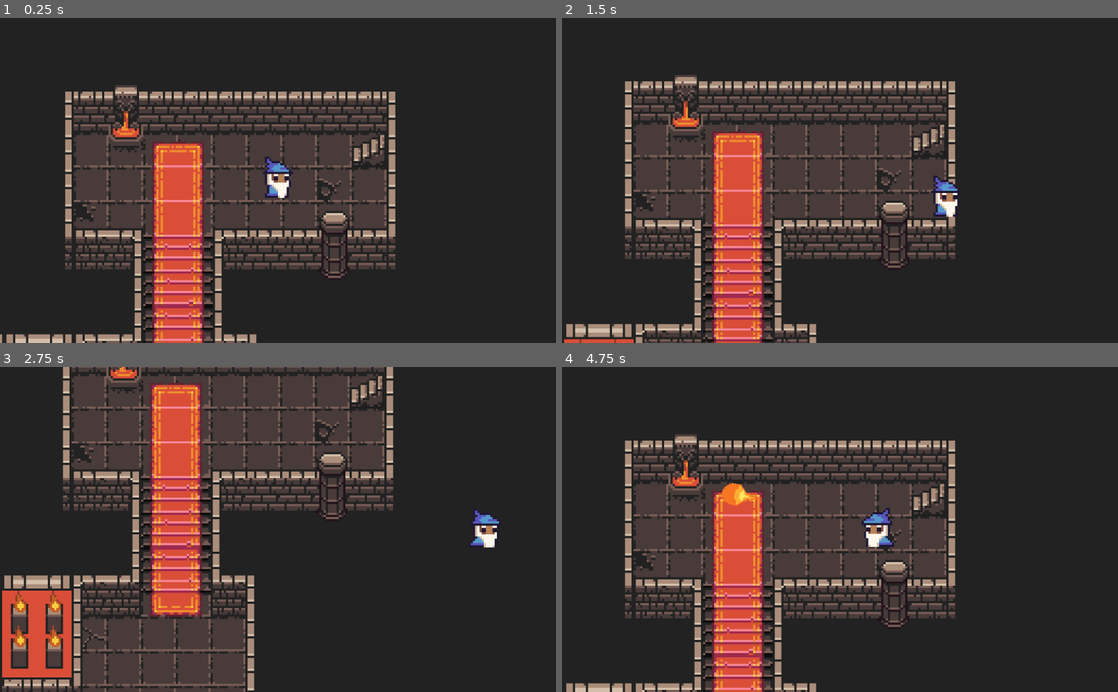
Above: before the commit, frames 1-4 (two rows, left to right).
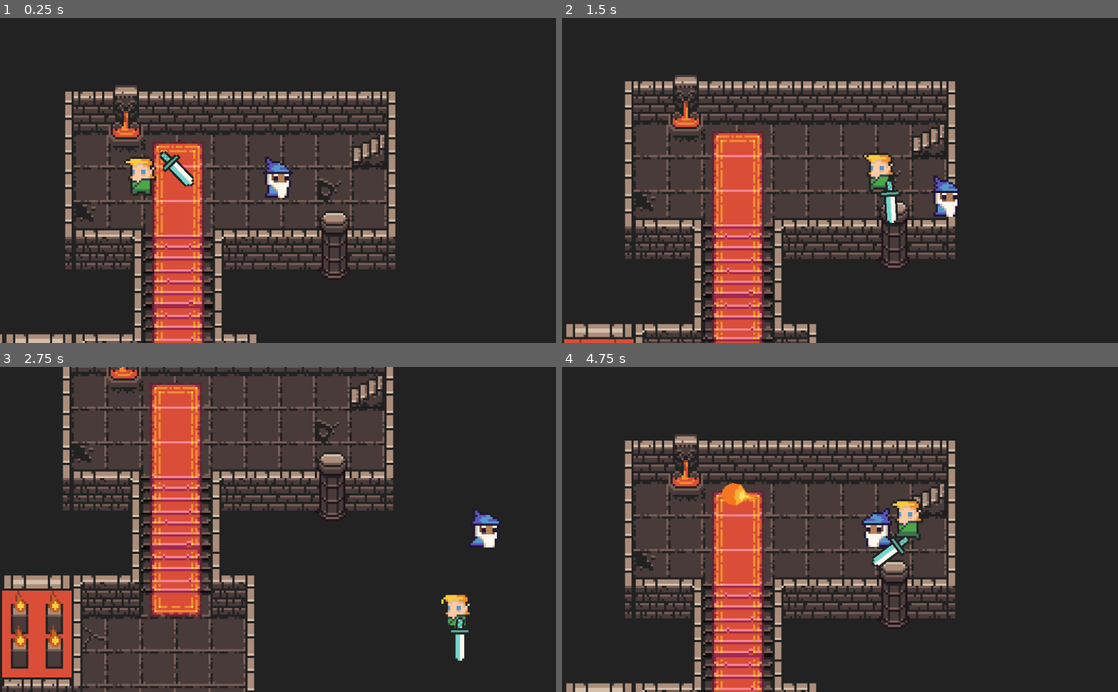
Above: after the commit, the same moments.

Repository: gotneb/cripta_dungeon
Game: Godot game, scene res://scenes/world/tutorial.tscn
Two runs of this game, one before a commit and one after it. Both use one fixed random seed, a clock stepped at 60 frames per second and the inputs below.
Inputs (mouse positions are in pixels of both pictures, inside the frame that each line leads up to):
- Up to frame 1 (0.25 s): no input
- Up to frame 2 (1.5 s): move the mouse to (962, 164) at 0.52 s; hold Right (right) 0.53-1.28 s; tap Z (z_attack) at 0.6 s; move the mouse to (728, 196) at 1.27 s; hold Down (down) from 1.28 s (still down); tap Tab (change_enemy) at 1.35 s
- Up to frame 3 (2.75 s): tap Z (z_attack) at 1.55, 2.1 s; move the mouse to (333, 458) at 2.02 s; release Down (down) at 2.03 s; hold Right (right) from 2.03 s (still down)
- Up to frame 4 (4.75 s): move the mouse to (812, 594) at 2.77 s; release Right (right) at 2.78 s; hold Up (up) 2.78-3.53 s; tap Z (z_attack) at 2.85, 3.8, 4.35 s; move the mouse to (1006, 578) at 3.52 s; hold Left (left) from 3.53 s (still down); tap Tab (change_enemy) at 3.6 s; move the mouse to (673, 480) at 4.27 s

The runs differ from the first frame. In frame 1, 0.8% of the frame differs, in the area x 22-35%, y 41-55%; in frame 2, 0.7%; in frame 3, 0.5%; in frame 4, 0.8%.

Commit message:
Sword Animation

Diff:
--- a/src/scenes/playable_characters/elf.tscn
+++ b/src/scenes/playable_characters/elf.tscn
@@ -34,10 +34,10 @@
 radius = 5.0
 height = 8.0
 
-[sub_resource type="Animation" id=3]
+[sub_resource type="Animation" id=5]
 length = 0.001
 tracks/0/type = "value"
-tracks/0/path = NodePath("Node2D:rotation_degrees")
+tracks/0/path = NodePath("Node2D/Sprite:rotation_degrees")
 tracks/0/interp = 1
 tracks/0/loop_wrap = true
 tracks/0/imported = false
@@ -46,10 +46,10 @@
 "times": PoolRealArray( 0 ),
 "transitions": PoolRealArray( 1 ),
 "update": 0,
-"values": [ 90.0002 ]
+"values": [ 225.0 ]
 }
 tracks/1/type = "value"
-tracks/1/path = NodePath("Node2D/Sprite:rotation_degrees")
+tracks/1/path = NodePath("Node2D:rotation_degrees")
 tracks/1/interp = 1
 tracks/1/loop_wrap = true
 tracks/1/imported = false
@@ -58,7 +58,7 @@
 "times": PoolRealArray( 0 ),
 "transitions": PoolRealArray( 1 ),
 "update": 0,
-"values": [ 225.0 ]
+"values": [ 45.0 ]
 }
 
 [sub_resource type="Animation" id=4]
@@ -75,7 +75,7 @@
 "times": PoolRealArray( 0, 0.15, 0.8, 1.25 ),
 "transitions": PoolRealArray( 1, 1, 1, 1 ),
 "update": 0,
-"values": [ 45.0, 290.0, 290.0, 90.0 ]
+"values": [ 45.0, 290.0, 290.0, 45.0 ]
 }
 tracks/1/type = "value"
 tracks/1/path = NodePath("Node2D/Sprite:rotation_degrees")
@@ -87,7 +87,7 @@
 "times": PoolRealArray( 0, 0.05, 0.15, 0.8, 1.25 ),
 "transitions": PoolRealArray( 1, 1, 1, 1, 1 ),
 "update": 0,
-"values": [ 225.0, 270.0, 315.0, 315.0, 225.0 ]
+"values": [ 225.0, 270.0, 300.0, 300.0, 225.0 ]
 }
 
 [node name="Elf" type="KinematicBody2D"]
@@ -96,7 +96,7 @@
 [node name="AnimatedSprite" type="AnimatedSprite" parent="."]
 frames = SubResource( 1 )
 animation = "run"
-frame = 2
+frame = 3
 playing = true
 
 [node name="CollisionShape2D" type="CollisionShape2D" parent="."]
@@ -108,19 +108,18 @@
 position = Vector2( 0, 4 )
 
 [node name="Node2D" type="Node2D" parent="Sword"]
-rotation = 1.5708
+rotation = 0.785398
 
 [node name="Sprite" type="Sprite" parent="Sword/Node2D"]
-position = Vector2( -7, -5 )
+position = Vector2( -10, -2 )
 rotation = 3.92699
 texture = ExtResource( 11 )
 offset = Vector2( 5, -4 )
 
 [node name="SwordAnimationPlayer" type="AnimationPlayer" parent="Sword"]
-anims/RESET = SubResource( 3 )
+anims/RESET = SubResource( 5 )
 anims/attack = SubResource( 4 )
 
 [node name="Camera2D" type="Camera2D" parent="."]
 rotating = true
-current = true
 zoom = Vector2( 0.25, 0.25 )
--- a/src/scenes/world/tutorial.tscn
+++ b/src/scenes/world/tutorial.tscn
@@ -7,6 +7,7 @@
 [ext_resource path="res://scenes/enemies/orc_shaman.tscn" type="PackedScene" id=5]
 [ext_resource path="res://assets/walls.png" type="Texture" id=6]
 [ext_resource path="res://scripts/world/tutorial.gd" type="Script" id=7]
+[ext_resource path="res://scenes/playable_characters/elf.tscn" type="PackedScene" id=8]
 
 [sub_resource type="TileSet" id=1]
 0/name = "tileset2.png 0"
@@ -709,4 +710,7 @@
 [node name="Wizzard" parent="YSort" instance=ExtResource( 2 )]
 position = Vector2( 894, 150 )
 
+[node name="Elf" parent="." instance=ExtResource( 8 )]
+position = Vector2( 831, 143 )
+
 [connection signal="health_changed" from="YSort/OrcShaman" to="." method="_on_Orc_Shaman_health_changed"]
--- a/src/scripts/playable_characters/elf.gd
+++ b/src/scripts/playable_characters/elf.gd
@@ -11,7 +11,7 @@
 onready var animacaoplayer = $AnimatedSprite
 onready var sword: Node2D = get_node("Sword")
 onready var animated_sprite: AnimatedSprite = get_node("AnimatedSprite")
-
+onready var sword_animation_player: AnimationPlayer = sword.get_node("SwordAnimationPlayer")
 func _physics_process(delta):
 	#Mecãnica: espada---#
 	var mouse_direction: Vector2 = (get_global_mouse_position() - global_position).normalized() #posição do mouse
@@ -20,6 +20,9 @@
 		sword.scale.y = -1
 	elif sword.scale.y == -1 and mouse_direction.x > 0:
 		sword.scale.y = 1
+
+	if Input.is_action_just_pressed("z_attack") and not sword_animation_player.is_playing():
+		sword_animation_player.play("attack")
 	#-------------------#
 
 	var result = Vector2.ZERO
Not shown: 1 places in src/scenes/world/tutorial.tscn that only renumber resources
